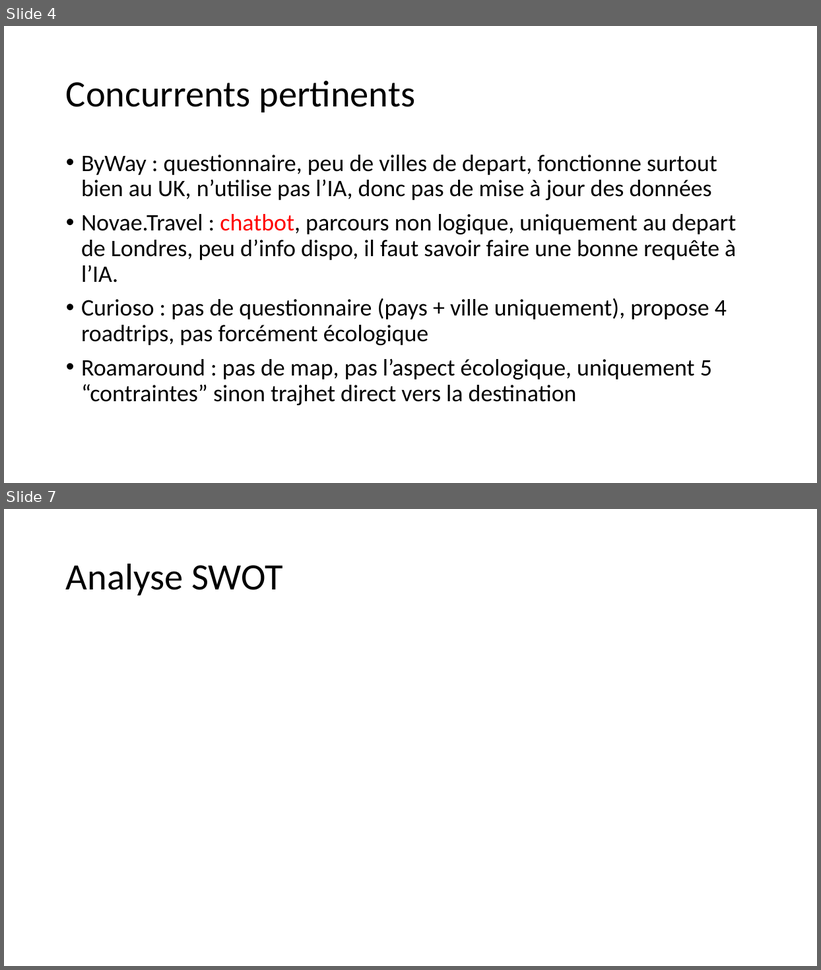
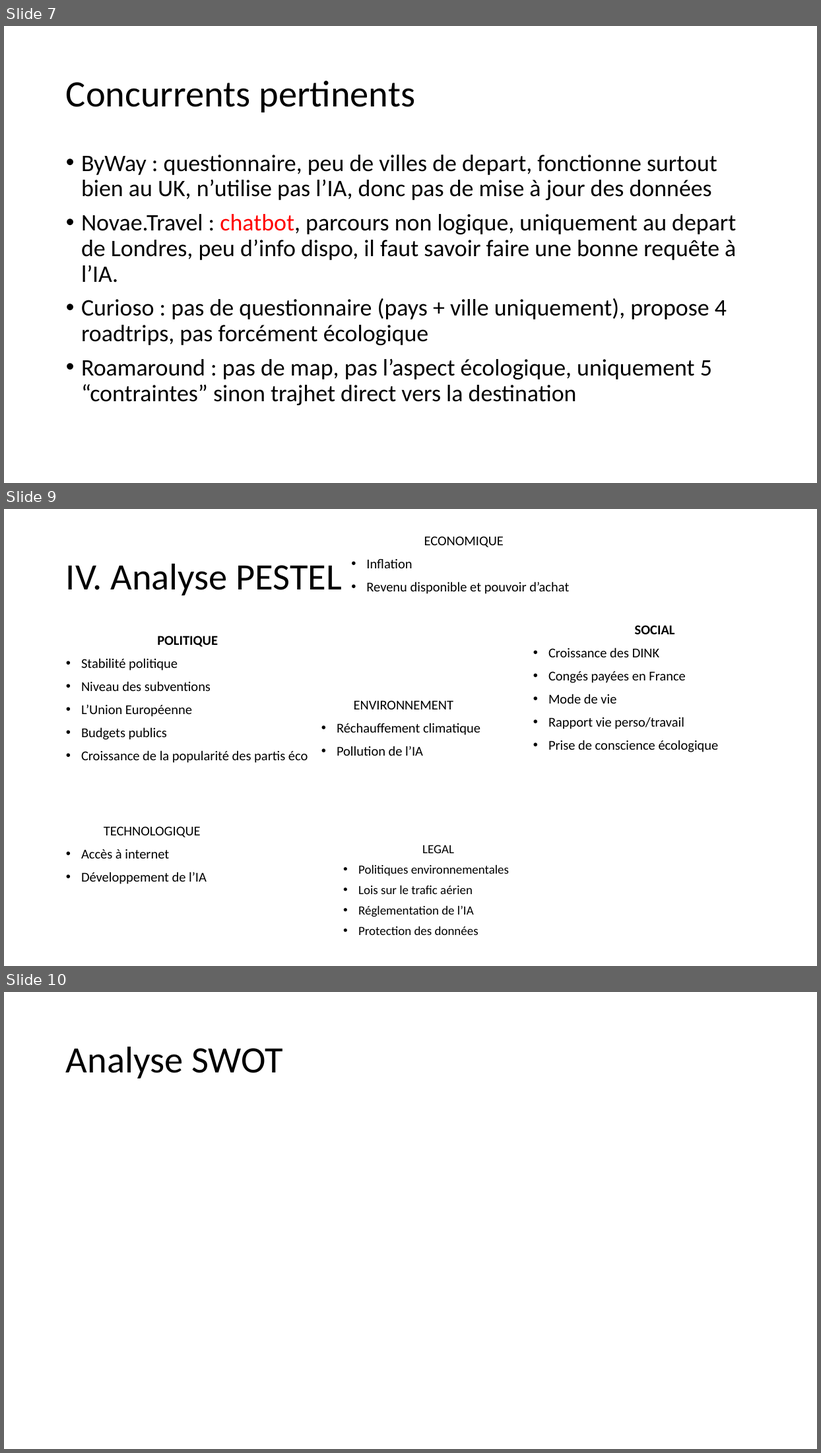
Before and after one commit to Quentin-Piot/eco-planner, a slide deck: Gestion de projet/Analyse Eco-Planner.pptx. Shown one above the other, each under a label of ours: slides 4 and 7 before the commit, slides 7, 9 and 10 after it; the slides between them are not shown. The pictures are 821x970 and 821x1453 pixels, drawn with LibreOffice and Linux fonts; fonts in the diff are those of the drawing. Boxes give left, top, right and bottom in pixels: in the first picture for what was removed or moved away, otherwise in the second. Text is boxed around its words. In the diff, an @@ line names an element or a change of style, - is before the commit and + after.

```diff
--- a/Gestion de projet/Analyse Eco-Planner.pptx
+++ b/Gestion de projet/Analyse Eco-Planner.pptx
@@ slide 9 added at bbox=[4, 509, 817, 966], background #FFFFFF @@
@@ text added at bbox=[366, 536, 569, 594], 16 pt, text #000000 @@
+ECONOMIQUE
+• Inflation
+• Revenu disponible et pouvoir d’achat
@@ title added at bbox=[66, 563, 343, 595], 44 pt, text #000000 @@
+IV. Analyse PESTEL
@@ text added at bbox=[548, 625, 719, 753], 16 pt, text #000000 @@
+SOCIAL
+• Croissance des DINK
+• Congés payées en France
+• Mode de vie
+• Rapport vie perso/travail
+• Prise de conscience écologique
@@ text added at bbox=[81, 636, 308, 763], 16 pt, text #000000 @@
+POLITIQUE
+• Stabilité politique
+• Niveau des subventions
+• L’Union Européenne
+• Budgets publics
+• Croissance de la popularité des partis éco
@@ text added at bbox=[337, 700, 481, 756], 16 pt, text #000000 @@
+ENVIRONNEMENT
+• Réchauffement climatique
+• Pollution de l’IA
@@ text added at bbox=[81, 826, 207, 885], 16 pt, text #000000 @@
+TECHNOLOGIQUE
+• Accès à internet
+• Développement de l’IA
@@ text added at bbox=[358, 845, 509, 935], 14.8 pt, text #000000 @@
+LEGAL
+• Politiques environnementales
+• Lois sur le trafic aérien
+• Réglementation de l’IA
+• Protection des données
@@ what was slide 4 is now slide 7 @@
@@ what was slide 7 is now slide 10 @@
```
Also in this commit, not shown: 3 slides changed, 4 other slides added, 2 slides removed, 28 other files.
